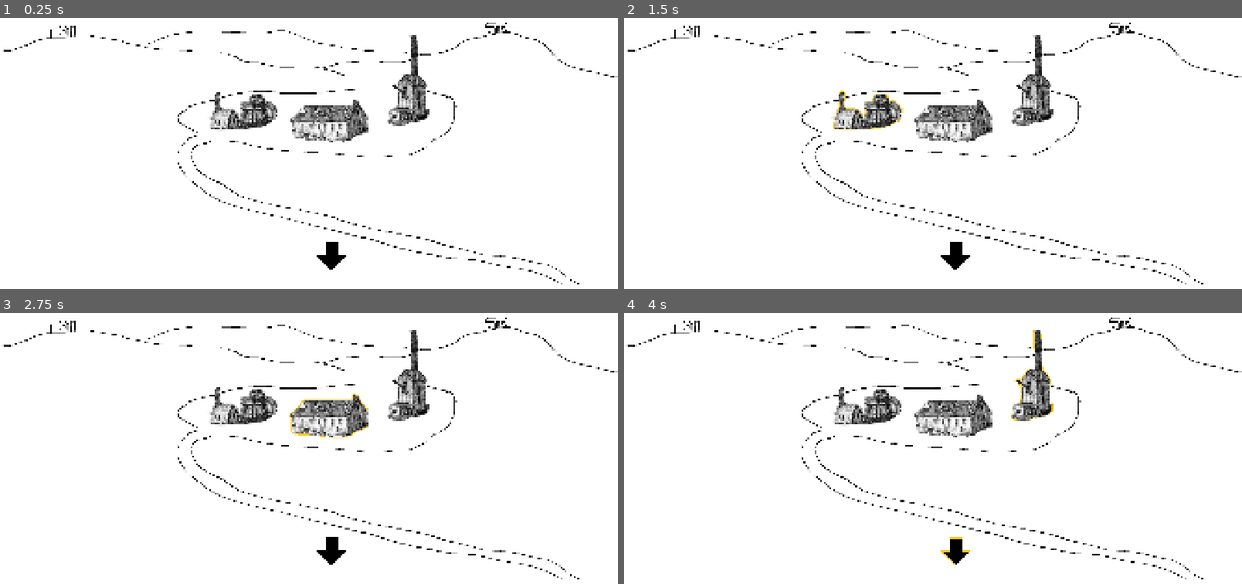
Above: before the commit, frames 1-4 (two rows, left to right).
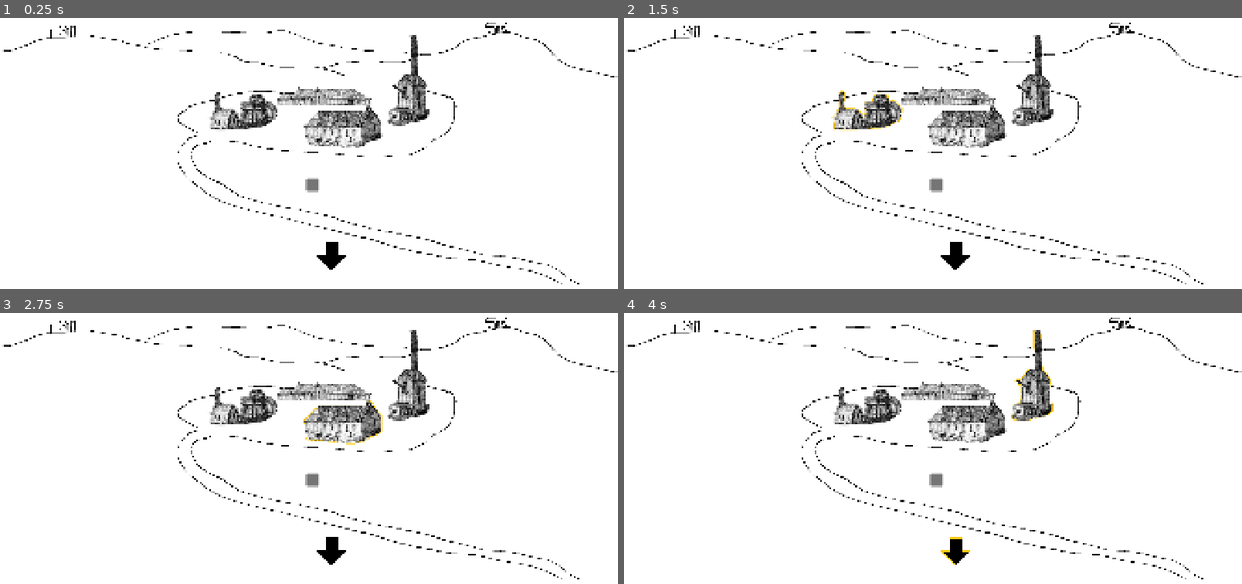
Above: after the commit, the same moments.

Repository: drakshall/Kernow-Miner
Game: Godot game, scene res://control.tscn
Same seed, same stepped clock (60 frames per second), same inputs: the game is played once before the commit and once after it.
Inputs (mouse positions are in pixels of both pictures, inside the frame that each line leads up to; where the layout moved, square brackets give the same spot in the first picture):
- Up to frame 1 (0.25 s): no input
- Up to frame 2 (1.5 s): click (945, 96) at 0.52 s; click (871, 110) at 1.25 s
- Up to frame 3 (2.75 s): click (339, 421) [327, 413] at 2 s
- Up to frame 4 (4 s): click (1038, 375) at 2.75 s; click (957, 551) at 3.5 s

The runs differ from the first frame. In frame 1, 2.5% of the frame differs, in the area x 44-62%, y 25-65%; in frame 2, 2.5%; in frame 3, 2.6%; in frame 4, 2.5%.

Commit message:
added & integrated new mine building button, started messing with containers

Diff:
--- a/control.tscn
+++ b/control.tscn
@@ -11,8 +11,11 @@
 [ext_resource type="BitMap" uid="uid://ccyg0fflce2e6" path="res://EngineHousePlaceholderMask.bmp" id="6_fj5cn"]
 [ext_resource type="BitMap" uid="uid://c6ue14jvj2l07" path="res://MineOfficePlaceholderMask.bmp" id="7_am1vj"]
 [ext_resource type="Texture2D" uid="uid://da5udqcro76hm" path="res://PlaceholderArrow.png" id="11_am1vj"]
+[ext_resource type="Texture2D" uid="uid://bsewqiprp6gc3" path="res://OreProcessingPlaceholder.png" id="11_xvdhi"]
 [ext_resource type="Texture2D" uid="uid://mjubefq6t3qf" path="res://PlaceholderArrowHover.png" id="12_g31lc"]
+[ext_resource type="Texture2D" uid="uid://pls1fq7v1tq6" path="res://OreProcessingPlaceholderHover.png" id="12_oq4si"]
 [ext_resource type="BitMap" uid="uid://5jyfvh780l03" path="res://PlaceholderArrowMask.bmp" id="13_knq72"]
+[ext_resource type="BitMap" uid="uid://uv3w5fhqe1eu" path="res://OreProcessingPlaceholderMask.bmp" id="13_m4egf"]
 
 [sub_resource type="ButtonGroup" id="ButtonGroup_g31lc"]
 
@@ -35,12 +38,16 @@
 expand_mode = 1
 stretch_mode = 5
 
-[node name="Button" type="Button" parent="TextureRect" unique_id=577057494 groups=["RichButtonGroup"]]
+[node name="BackgroundButton" type="Button" parent="TextureRect" unique_id=577057494 groups=["RichButtonGroup"]]
 modulate = Color(1, 1, 1, 0)
 layout_mode = 1
 anchors_preset = 15
 anchor_right = 1.0
 anchor_bottom = 1.0
+offset_left = -21.0
+offset_top = 17.0
+offset_right = -21.0
+offset_bottom = 17.0
 grow_horizontal = 2
 grow_vertical = 2
 toggle_mode = true
@@ -74,14 +81,14 @@
 propagate_maximum_size = true
 layout_mode = 1
 anchors_preset = -1
-anchor_left = 0.53400004
-anchor_top = 0.503
-anchor_right = 0.53400004
-anchor_bottom = 0.505
-offset_left = -154.28003
-offset_top = -80.24005
-offset_right = -4.2800293
-offset_bottom = -2.4000244
+anchor_left = 0.554
+anchor_top = 0.51900005
+anchor_right = 0.554
+anchor_bottom = 0.51900005
+offset_left = -150.68005
+offset_top = -79.52008
+offset_right = -0.6800537
+offset_bottom = 0.47991943
 grow_horizontal = 2
 grow_vertical = 2
 scale = Vector2(2, 2)
@@ -116,6 +123,28 @@
 ignore_texture_size = true
 stretch_mode = 5
 
+[node name="TextureButtonOreProcessing" type="TextureButton" parent="TextureRect" unique_id=1737286919 groups=["RichButtonGroup"]]
+propagate_maximum_size = true
+layout_mode = 1
+anchors_preset = -1
+anchor_left = 0.52500004
+anchor_top = 0.43400002
+anchor_right = 0.52500004
+anchor_bottom = 0.43400002
+offset_left = -150.00006
+offset_top = -36.72003
+offset_right = -50.00006
+offset_bottom = -12.120026
+scale = Vector2(3, 3)
+toggle_mode = true
+action_mode = 0
+button_group = SubResource("ButtonGroup_g31lc")
+texture_normal = ExtResource("11_xvdhi")
+texture_hover = ExtResource("12_oq4si")
+texture_click_mask = ExtResource("13_m4egf")
+ignore_texture_size = true
+stretch_mode = 5
+
 [node name="TextureButtonPlaceholderArrow" type="TextureButton" parent="TextureRect" unique_id=2136950342]
 propagate_maximum_size = true
 layout_mode = 1
@@ -136,3 +165,15 @@
 ignore_texture_size = true
 stretch_mode = 5
 flip_v = true
+
+[node name="Control" type="Control" parent="." unique_id=2146615849]
+anchors_preset = 0
+offset_right = 40.0
+offset_bottom = 40.0
+
+[node name="PanelContainerWinch" type="PanelContainer" parent="Control" unique_id=856528978]
+layout_mode = 0
+offset_left = 951.0
+offset_top = 727.0
+offset_right = 991.0
+offset_bottom = 767.0
Binary file added: OreProcessingPlaceholder.png
Not shown, added: OreProcessingPlaceholder.png.import
Binary file added: OreProcessingPlaceholderHover.png
Not shown, added: OreProcessingPlaceholderHover.png.import
Binary file added: OreProcessingPlaceholderMask.bmp
Not shown, added: OreProcessingPlaceholderMask.bmp.import
